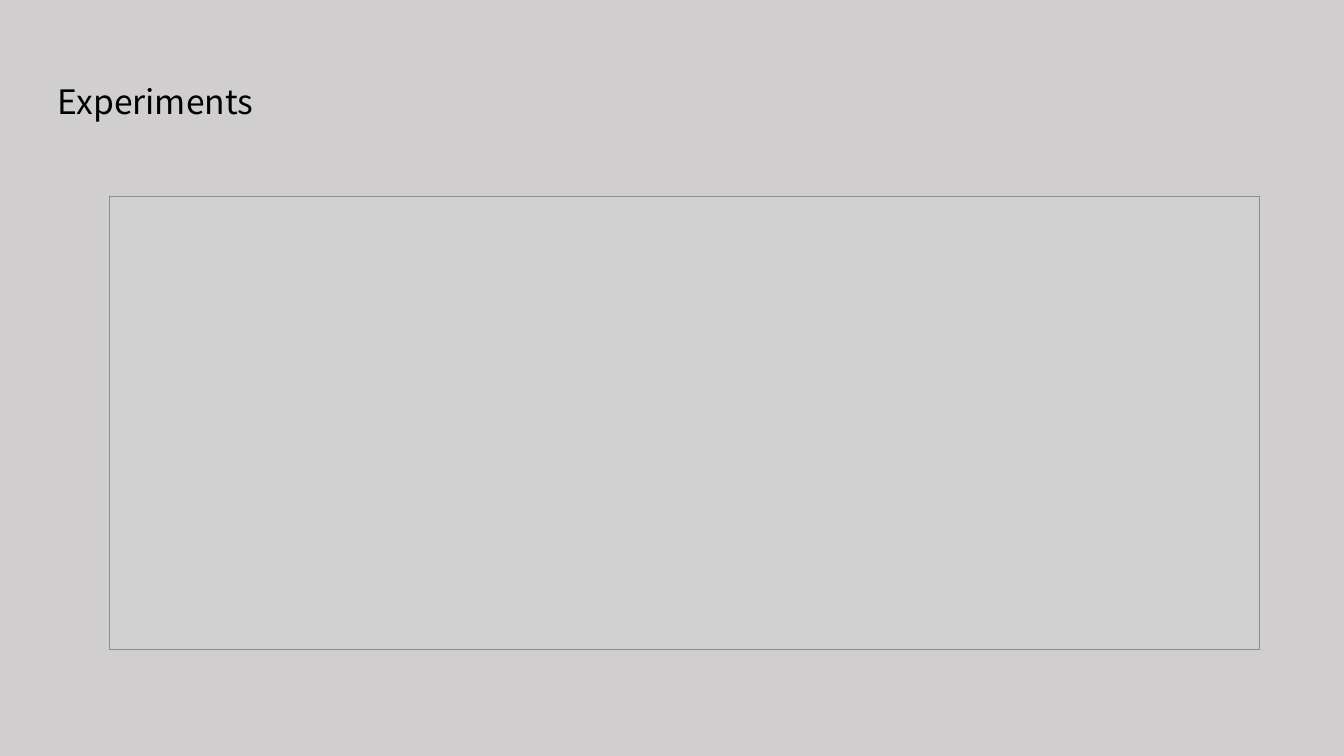
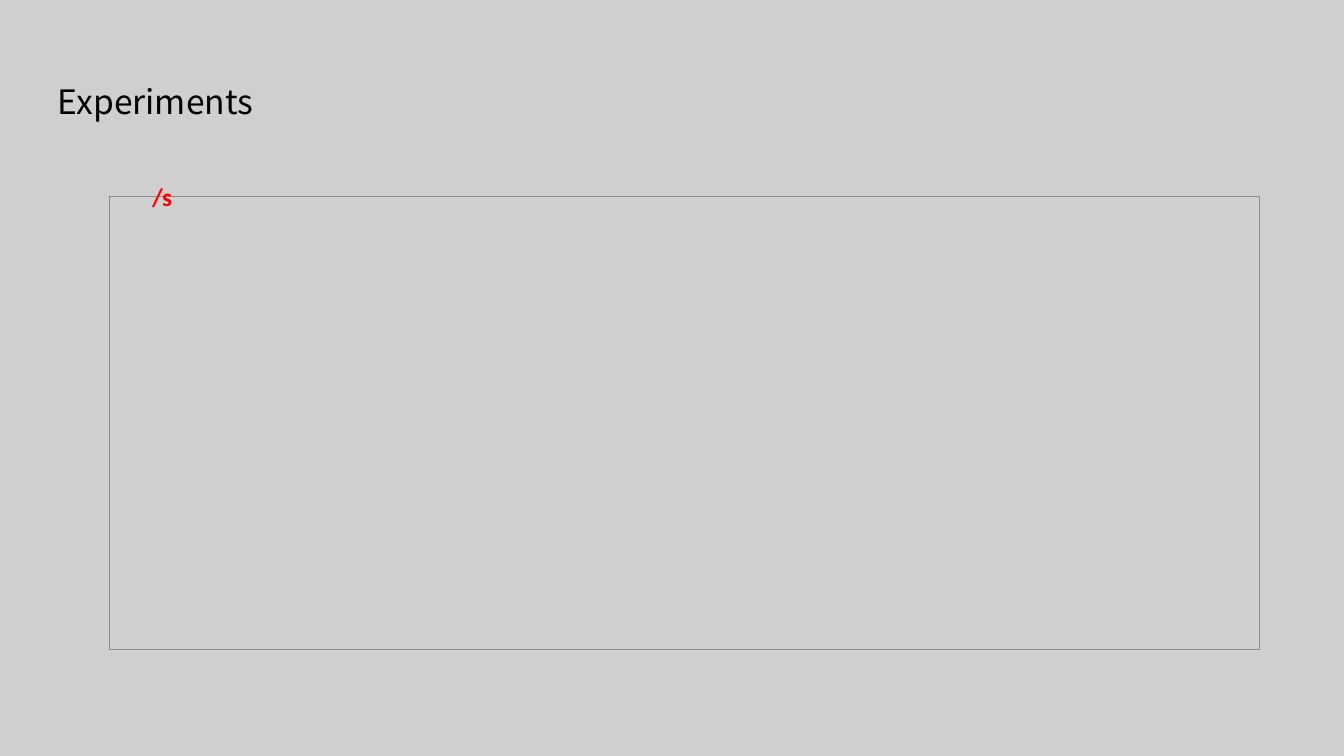
Before and after one commit to tianzhuwei/PPT, a slide deck: slide 17 of Approximate Closest Community Search in Networks.pptx. Drawn at 1344x756 pixels with LibreOffice and Linux fonts; fonts in the diff are those of the drawing; grey boxes stand for pictures. Boxes give left, top, right and bottom in pixels: in the first picture for what was removed or moved away, otherwise in the second. Text is boxed around its words. In the diff, an @@ line names an element or a change of style, - is before the commit and + after.

Commit message:
complete1

```diff
--- a/Approximate Closest Community Search in Networks.pptx
+++ b/Approximate Closest Community Search in Networks.pptx
@@ text added at bbox=[152, 188, 172, 207], 18 pt, text #FF0000, bold @@
+/s
```
Also in this commit, not shown: 1 other slide changed, 3 slides added, 5 slides removed.
